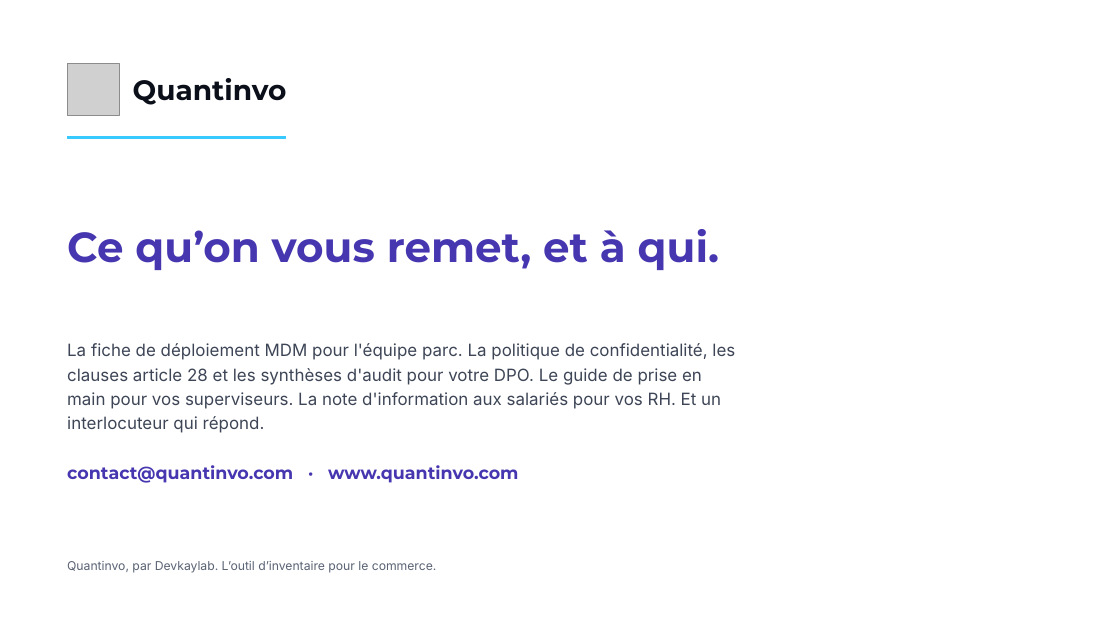
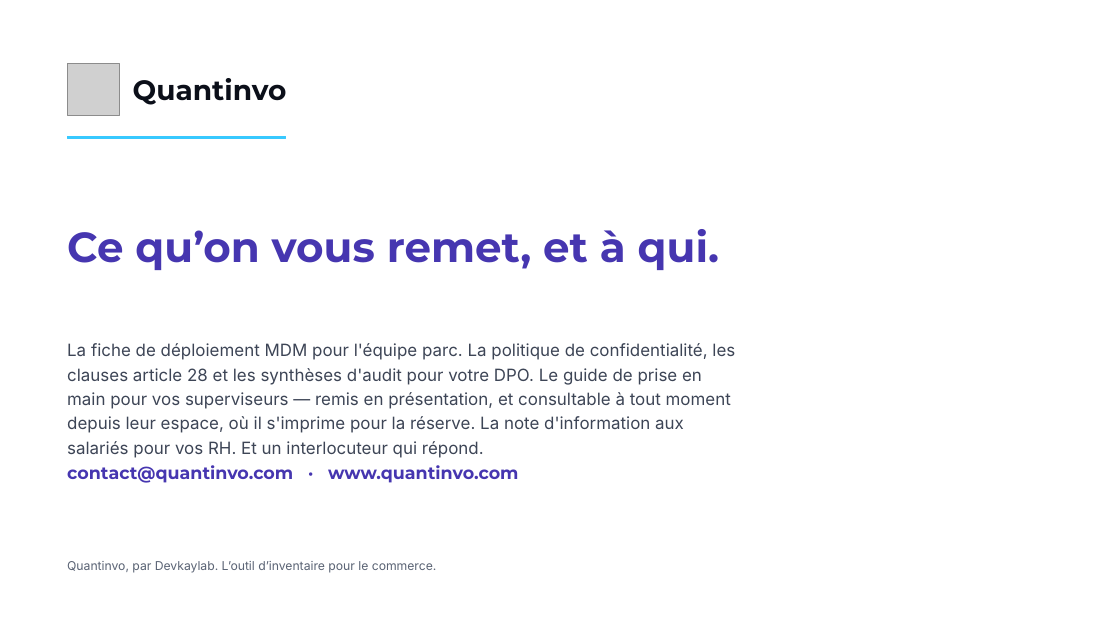
Before and after one commit to devkaylab/Inventaire, a slide deck: slide 17 of docs/entreprise/deck/Quantinvo-dossier-DSI-marque.pptx. Drawn at 1120x630 pixels with LibreOffice and Linux fonts; fonts in the diff are those of the drawing; grey boxes stand for pictures. Boxes give left, top, right and bottom in pixels: in the first picture for what was removed or moved away, otherwise in the second. Text is boxed around its words. In the diff, an @@ line names an element or a change of style, - is before the commit and + after.

```diff
--- a/docs/entreprise/deck/Quantinvo-dossier-DSI-marque.pptx
+++ b/docs/entreprise/deck/Quantinvo-dossier-DSI-marque.pptx
@@ text at (x1=67, y1=343, x2=735, y2=458): text changed @@
-La fiche de déploiement MDM pour l'équipe parc. La politique de confidentialité, les clauses article 28 et les synthèses d'audit pour votre DPO. Le guide de prise en main pour vos superviseurs. La note d'information aux salariés pour vos RH. Et un interlocuteur qui répond.
+La fiche de déploiement MDM pour l'équipe parc. La politique de confidentialité, les clauses article 28 et les synthèses d'audit pour votre DPO. Le guide de prise en main pour vos superviseurs — remis en présentation, et consultable à tout moment depuis leur espace, où il s'imprime pour la réserve. La note d'information aux salariés pour vos RH. Et un interlocuteur qui répond.
```
Also in this commit, not shown: 15 other slides changed, 2 other files.
